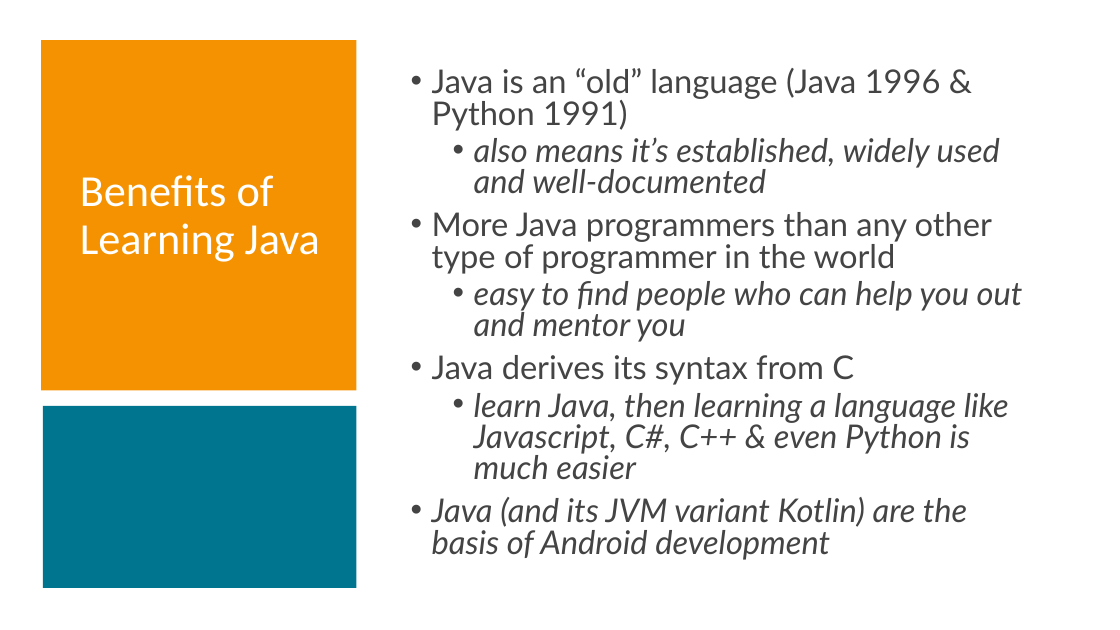
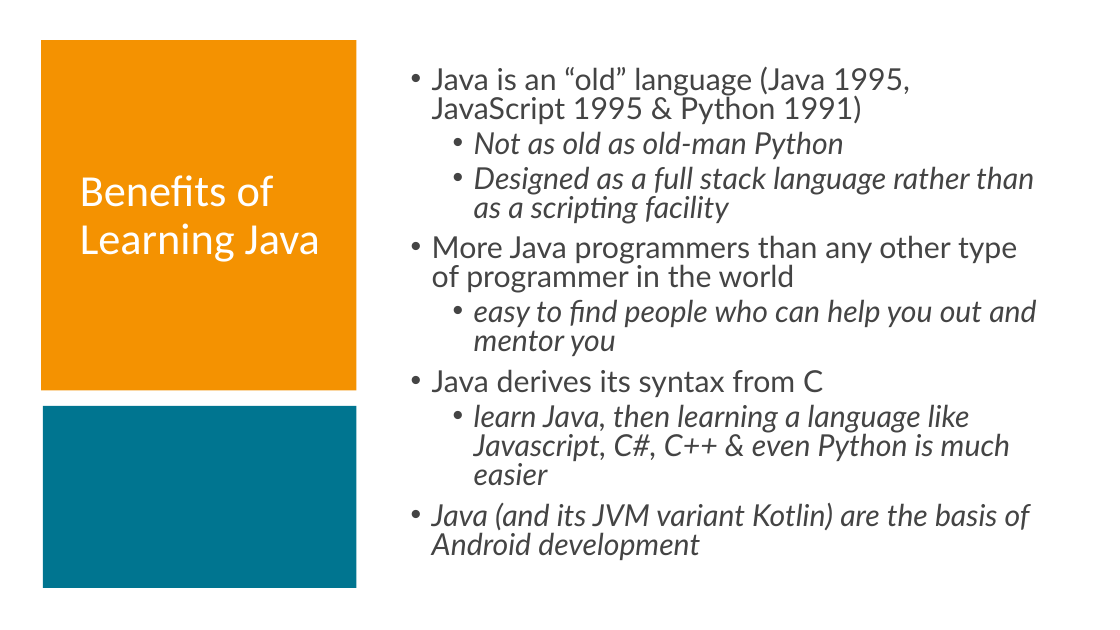
Before and after one commit to Sebas-gatica-dev/JCP_EC_Education_WG_Presentation, a slide deck: slide 6 of Java in Education For JUGs Without Notes.pptx. Drawn at 1120x630 pixels with LibreOffice and Linux fonts; fonts in the diff are those of the drawing. Boxes give left, top, right and bottom in pixels: in the first picture for what was removed or moved away, otherwise in the second. Text is boxed around its words. In the diff, an @@ line names an element or a change of style, - is before the commit and + after.

```diff
--- a/Java in Education For JUGs Without Notes.pptx
+++ b/Java in Education For JUGs Without Notes.pptx
@@ text at (432, 67, 1034, 223): text changed; size 28 to 25.9 pt @@
-• Java is an “old” language (Java 1996 & Python 1991)
-  • also means it’s established, widely used and well-documented
+• Java is an “old” language (Java 1995, JavaScript 1995 & Python 1991)
+  • Not as old as old-man Python
+  • Designed as a full stack language rather than as a scripting facility
@@ text at (432, 235, 1036, 560): size 28 to 25.9 pt in "More Java programmers than any other type ...", "easy to find people who can help ...", "Java derives its syntax from C", "learn Java, then learning a language like ..." and 1 more places @@
```
Also in this commit, not shown: 2 other slides changed, 1 other file.
